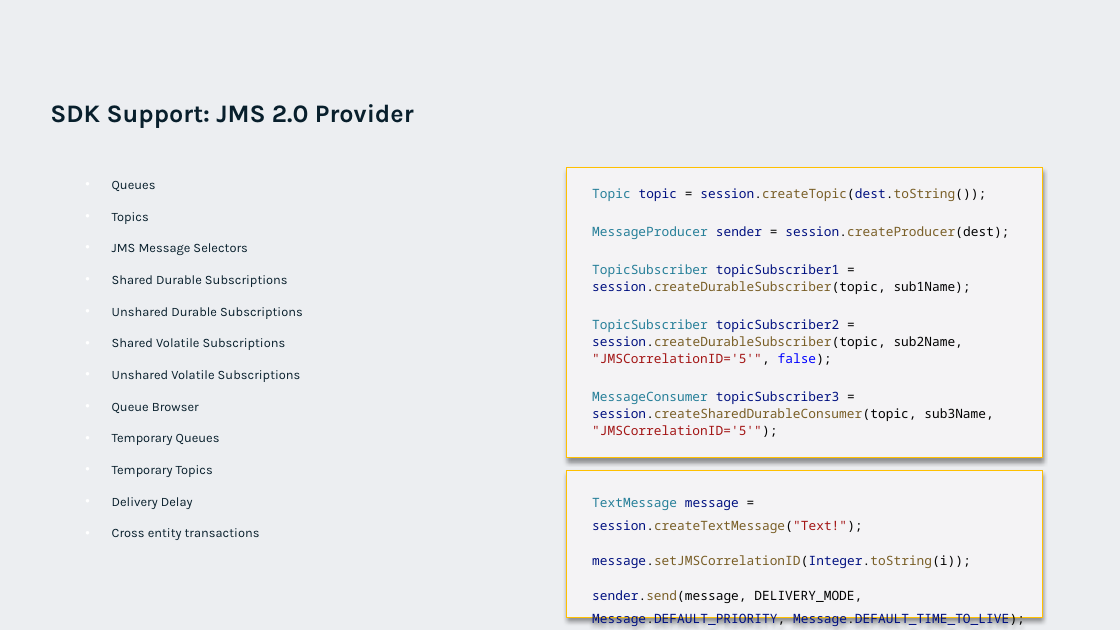
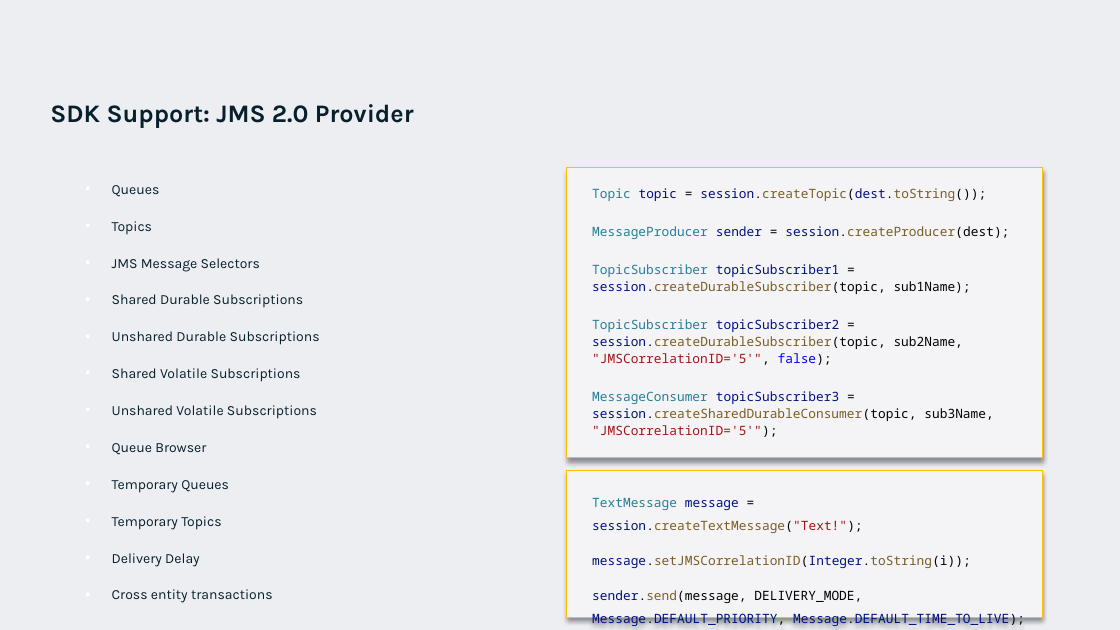
Before and after one commit to EldertGrootenboer/Migrating-your-messaging-workloads-to-the-Cloud-with-Azure-Service-Bus, a slide deck: slide 18 of Migrating your messaging workloads to the Cloud with Azure Service Bus.pptx (slide 17 before the commit). Drawn at 1120x630 pixels with LibreOffice and Linux fonts; fonts in the diff are those of the drawing; background and template pictures are left out. Boxes give left, top, right and bottom in pixels: in the first picture for what was removed or moved away, otherwise in the second. Text is boxed around its words. In the diff, an @@ line names an element or a change of style, - is before the commit and + after.

```diff
--- a/Migrating your messaging workloads to the Cloud with Azure Service Bus.pptx
+++ b/Migrating your messaging workloads to the Cloud with Azure Service Bus.pptx
@@ text "Queues" at bbox=[112, 185, 320, 603]: size 11 to 12 pt; line spacing 1.3 to 1.5 @@
```
Also in this commit, not shown: 6 other slides changed, 1 slide added, 3 other files.
